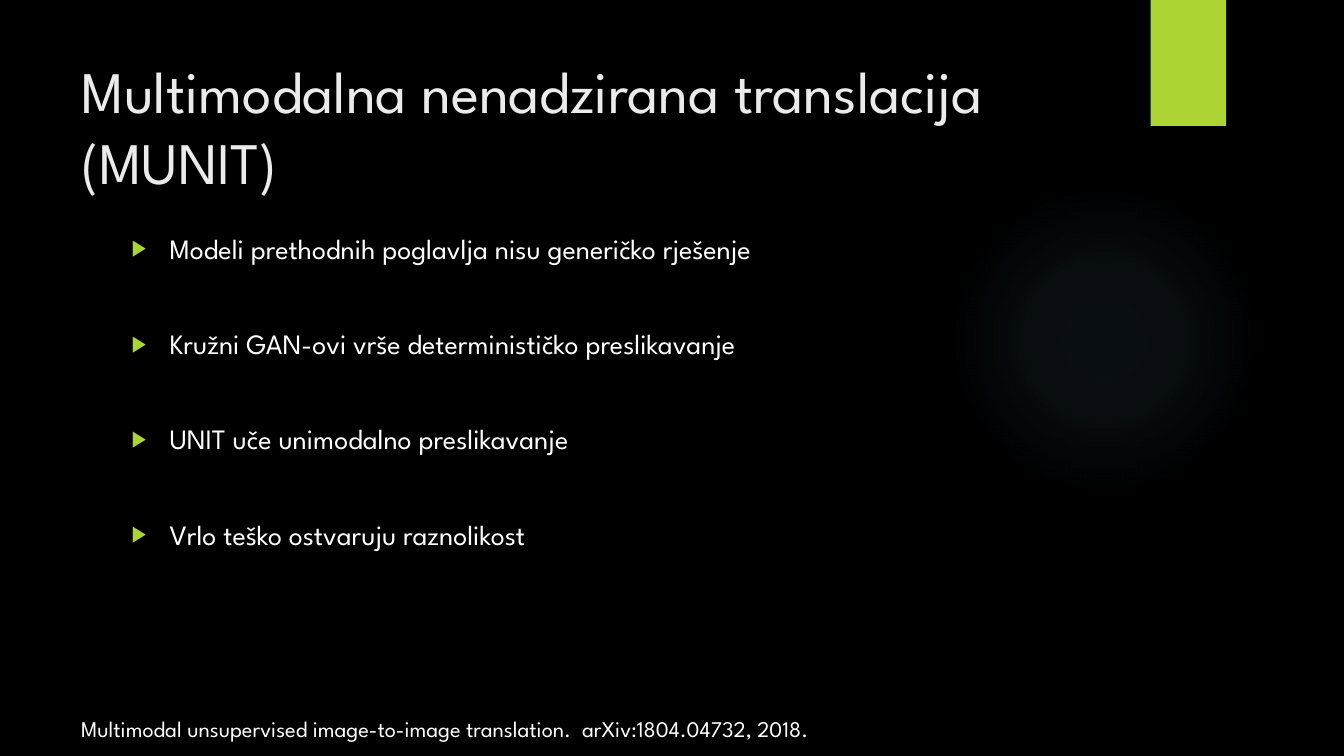
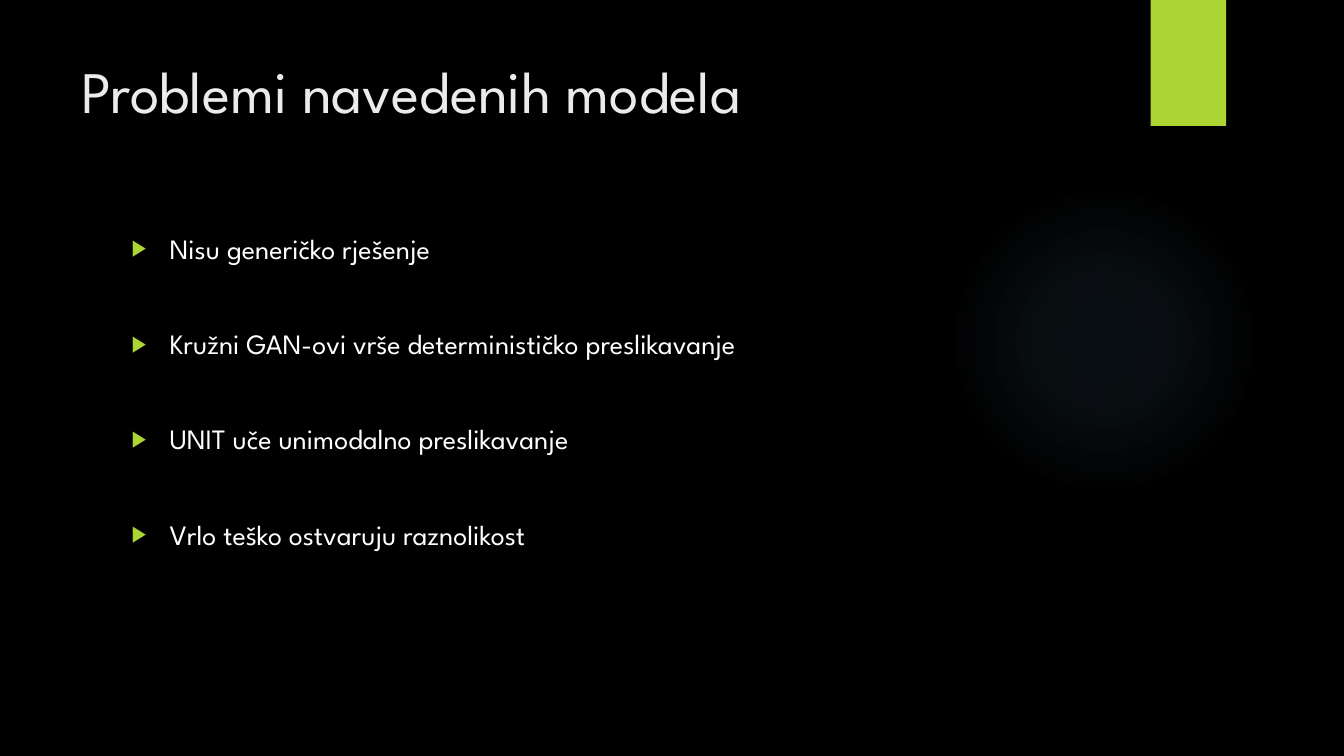
Before and after one commit to v-silverfin/fer-graduate-seminar, a slide deck: slide 21 of kvukic-seminar-presentation-2018.pptx. Drawn at 1344x756 pixels with LibreOffice and Linux fonts; fonts in the diff are those of the drawing; background and template pictures are left out. Boxes give left, top, right and bottom in pixels: in the first picture for what was removed or moved away, otherwise in the second. Text is boxed around its words. In the diff, an @@ line names an element or a change of style, - is before the commit and + after.

Commit message:
Presentation update

```diff
--- a/kvukic-seminar-presentation-2018.pptx
+++ b/kvukic-seminar-presentation-2018.pptx
@@ title at (81, 72, 741, 114): text changed @@
-Multimodalna nenadzirana translacija (MUNIT)
+Problemi navedenih modela
@@ text at (170, 239, 430, 265): text changed @@
-▶ Modeli prethodnih poglavlja nisu generičko rješenje
+▶ Nisu generičko rješenje
@@ text removed at (81, 721, 808, 742) @@
-Multimodal unsupervised image-to-image translation. arXiv:1804.04732, 2018.
```
